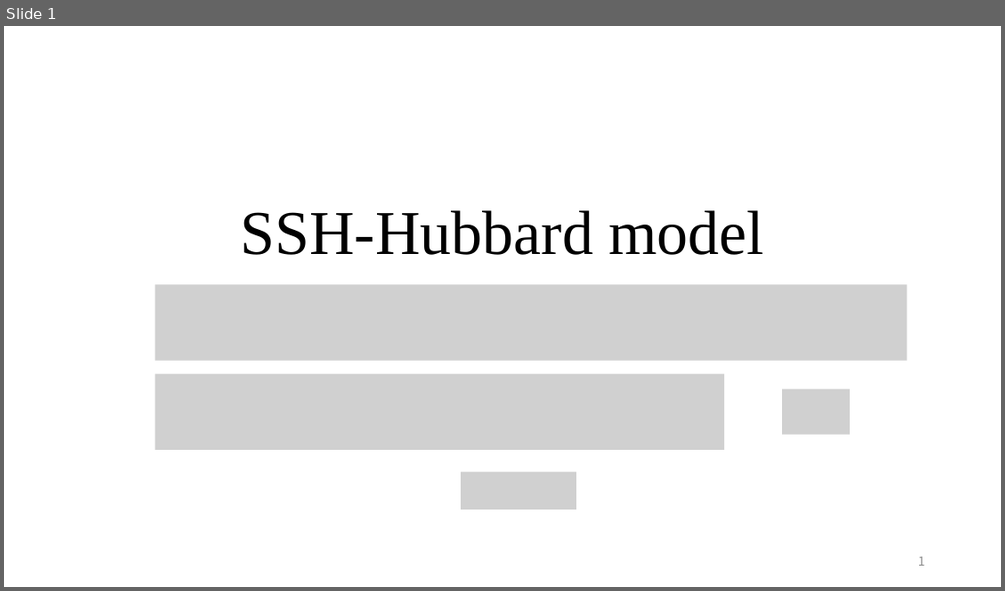
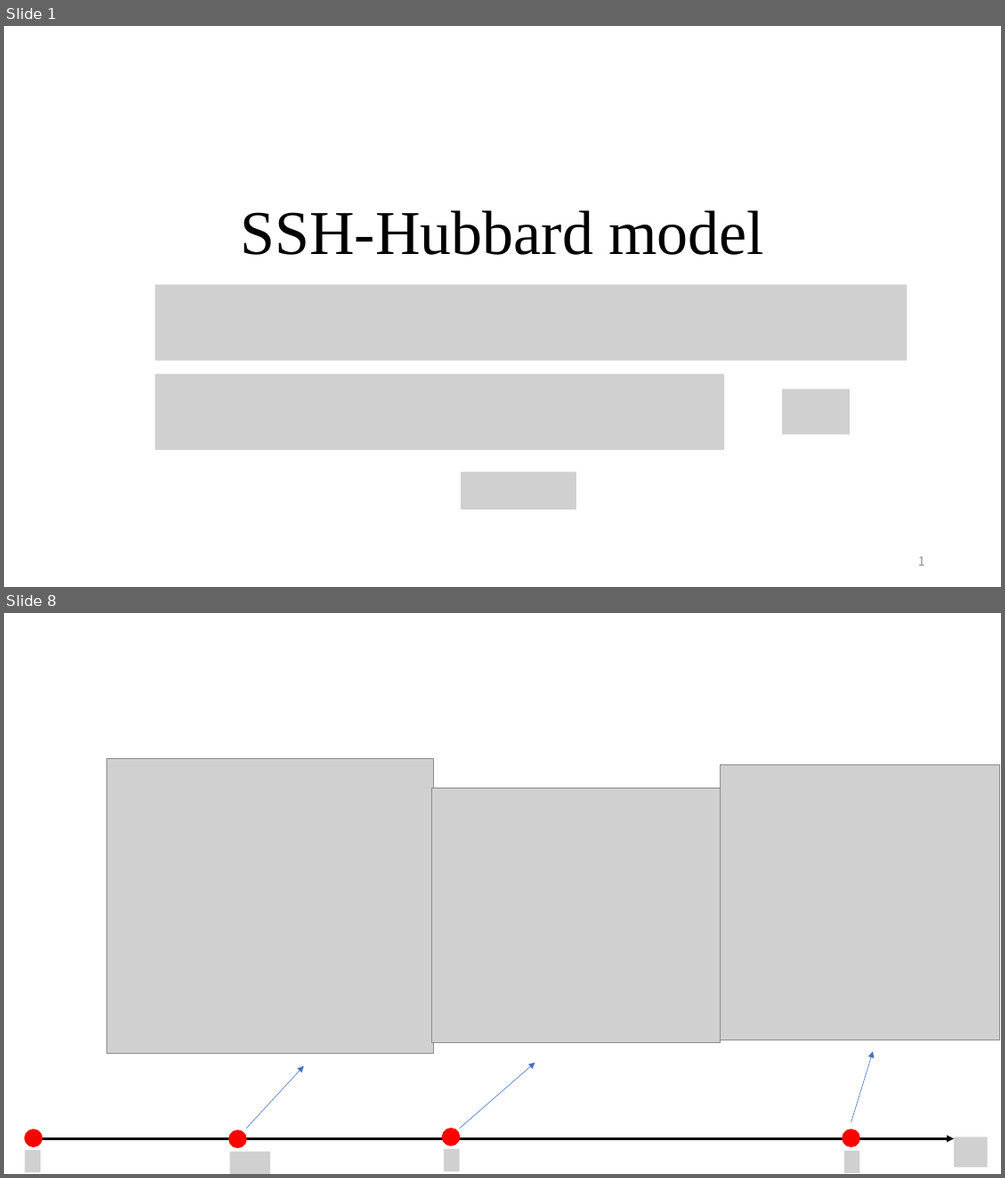
Before and after one commit to QuantumLiquids/SSH-Hubbard, a slide deck: note/SSH-Hubbard-Note6.pptx. Shown one above the other, each under a label of ours: slide 1 before the commit, slides 1 and 8 after it; the slides between them are not shown. The pictures are 1005x591 and 1005x1178 pixels, drawn with LibreOffice and Linux fonts; fonts in the diff are those of the drawing; grey boxes stand for pictures. Boxes give left, top, right and bottom in pixels: in the first picture for what was removed or moved away, otherwise in the second. Text is boxed around its words. In the diff, an @@ line names an element or a change of style, - is before the commit and + after.

```diff
--- a/note/SSH-Hubbard-Note6.pptx
+++ b/note/SSH-Hubbard-Note6.pptx
@@ slide 8 added at <box>4,613,1001,1174</box>, background #FFFFFF @@
@@ picture added at <box>107,759,434,1054</box> @@
@@ picture added at <box>720,765,999,1040</box> @@
@@ picture added at <box>432,788,720,1042</box> @@
@@ arrow added from (246, 1128) to (304, 1066), #4472C4 0.5 pt @@
@@ arrow added from (460, 1128) to (535, 1062), #4472C4 0.5 pt @@
@@ arrow added from (851, 1122) to (873, 1051), #4472C4 0.5 pt @@
@@ ellipse added at <box>25,1129,42,1146</box>, fill #FF0000, outline #FF0000 1 pt @@
@@ arrow added from (33, 1139) to (954, 1139), #000000 2.25 pt @@
@@ ellipse added at <box>229,1130,246,1148</box>, fill #FF0000, outline #FF0000 1 pt @@
@@ ellipse added at <box>442,1128,460,1145</box>, fill #FF0000, outline #FF0000 1 pt @@
@@ ellipse added at <box>842,1129,859,1146</box>, fill #FF0000, outline #FF0000 1 pt @@
@@ picture added at <box>954,1136,987,1167</box> @@
@@ picture added at <box>25,1150,40,1172</box> @@
@@ picture added at <box>230,1151,270,1174</box> @@
@@ picture added at <box>444,1149,460,1172</box> @@
@@ picture added at <box>844,1150,860,1172</box> @@
```
Also in this commit, not shown: 6 slides changed, 19 other files.
